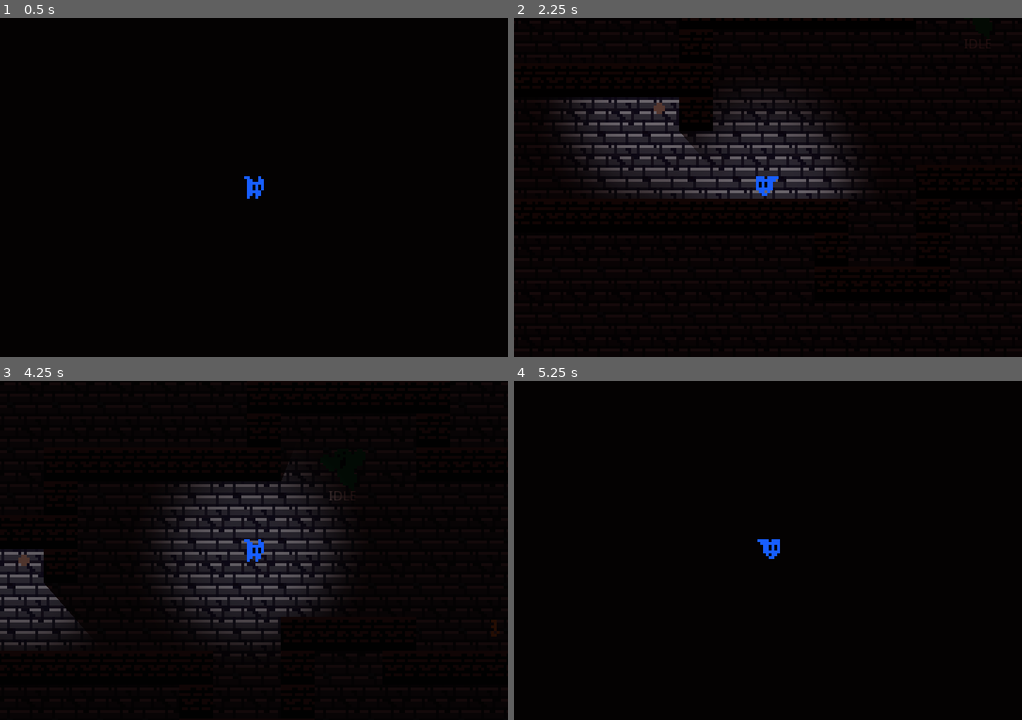
Above: before the commit, frames 1-4 (two rows, left to right).
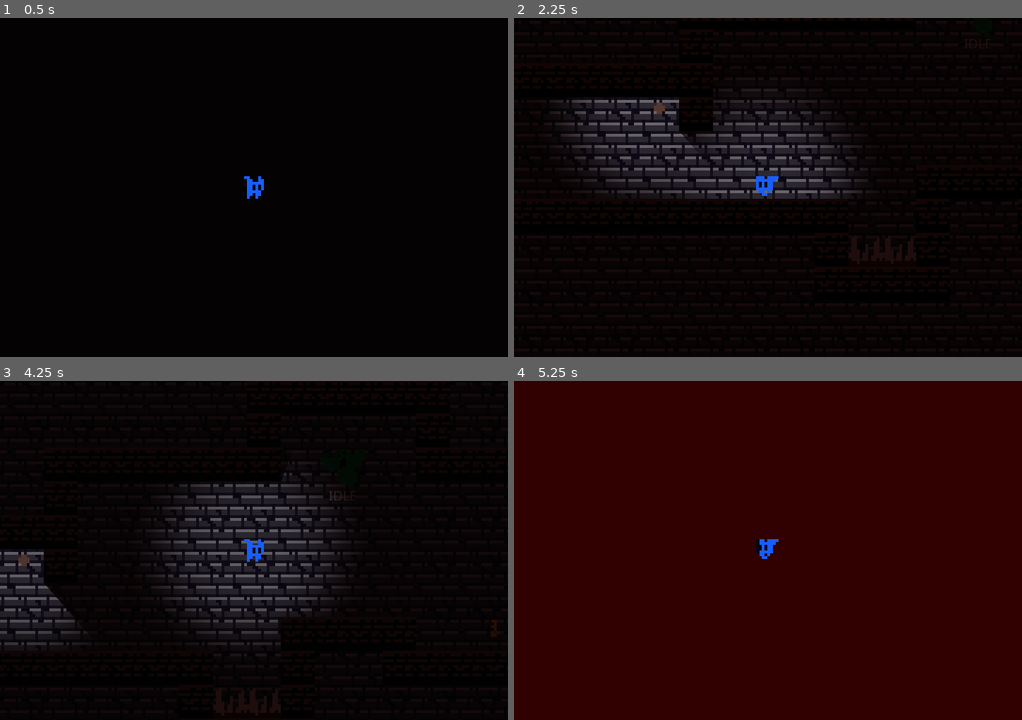
Above: after the commit, the same moments.

Repository: BGuerrero825/See-No-Evil
Game: Godot game, scene res://levels/level01.tscn
Two runs of this game, one before a commit and one after it. Both use one fixed random seed, a clock stepped at 60 frames per second and the inputs below. The engine's default icon, where the game draws it, is replaced by a stand-in: a white triangle on a blue panel in a dark square.
Inputs:
- Up to frame 1 (0.5 s): no input
- Up to frame 2 (2.25 s): tap Enter at 0.5 s; hold Shift (blind) 0.53-1.28 s; hold D (right) 0.53-2.03 s; tap Space (jump) at 0.77, 1.52 s; tap Shift (blind) at 1.35 s; hold A (left) from 2.03 s (still down); hold Shift (blind) from 2.03 s (still down)
- Up to frame 3 (4.25 s): release A (left) at 2.78 s; release Shift (blind) at 2.78 s; hold D (right) from 2.78 s (still down); tap Shift (blind) at 2.85 s; tap Space (jump) at 3.02, 3.77 s; hold Shift (blind) from 3.53 s (still down)
- Up to frame 4 (5.25 s): release D (right) at 4.28 s; release Shift (blind) at 4.28 s; hold A (left) 4.28-5.03 s; tap Shift (blind) at 4.35 s; tap Space (jump) at 4.52 s; hold D (right) from 5.03 s (still down); hold Shift (blind) from 5.03 s (still down)

Frame 1 is identical in both runs. In frame 2, 0.2% of the frame differs, in the area x 65-80%, y 65-73%; in frame 3, 0.2%; in frame 4, 100%, in the area x 0-100%, y 0-100%.

Commit message:
spike obj added to objects folder

Diff:
--- a/levels/level01.tscn
+++ b/levels/level01.tscn
@@ -6,6 +6,7 @@
 [ext_resource path="res://objects/NpcOrchestrator.tscn" type="PackedScene" id=4]
 [ext_resource path="res://objects/Stage.tscn" type="PackedScene" id=5]
 [ext_resource path="res://objects/Door.tscn" type="PackedScene" id=6]
+[ext_resource path="res://objects/Spikes.tscn" type="PackedScene" id=7]
 
 [sub_resource type="RectangleShape2D" id=1]
 extents = Vector2( 31.5, 14.5 )
@@ -40,5 +41,11 @@
 [node name="Light" parent="Stage/TileMap" index="1" instance=ExtResource( 3 )]
 position = Vector2( 29, -20 )
 
+[node name="Spikes" parent="." instance=ExtResource( 7 )]
+position = Vector2( 102, 30 )
+
+[node name="Spikes2" parent="." instance=ExtResource( 7 )]
+position = Vector2( 114, 30 )
+
 [editable path="NpcOrchestrator"]
 [editable path="Stage"]
--- /dev/null
+++ b/objects/Spikes.tscn
@@ -0,0 +1,16 @@
+[gd_scene load_steps=3 format=2]
+
+[ext_resource path="res://assets/spikes.png" type="Texture" id=1]
+
+[sub_resource type="RectangleShape2D" id=1]
+extents = Vector2( 5, 3 )
+
+[node name="Spikes" type="Sprite"]
+position = Vector2( 6, -6 )
+texture = ExtResource( 1 )
+
+[node name="hurt_box" type="Area2D" parent="."]
+
+[node name="CollisionShape2D" type="CollisionShape2D" parent="hurt_box"]
+position = Vector2( 0, 2 )
+shape = SubResource( 1 )
Binary file changed: assets/spikes.ase
Binary file changed: assets/spikes.png
Not shown: 1 places in levels/level01.tscn that only renumber resources
